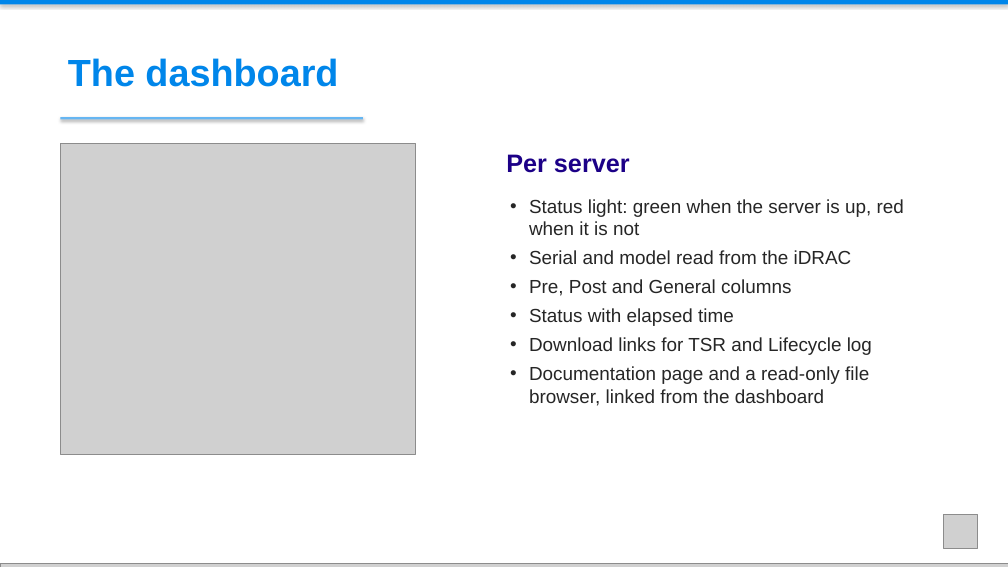
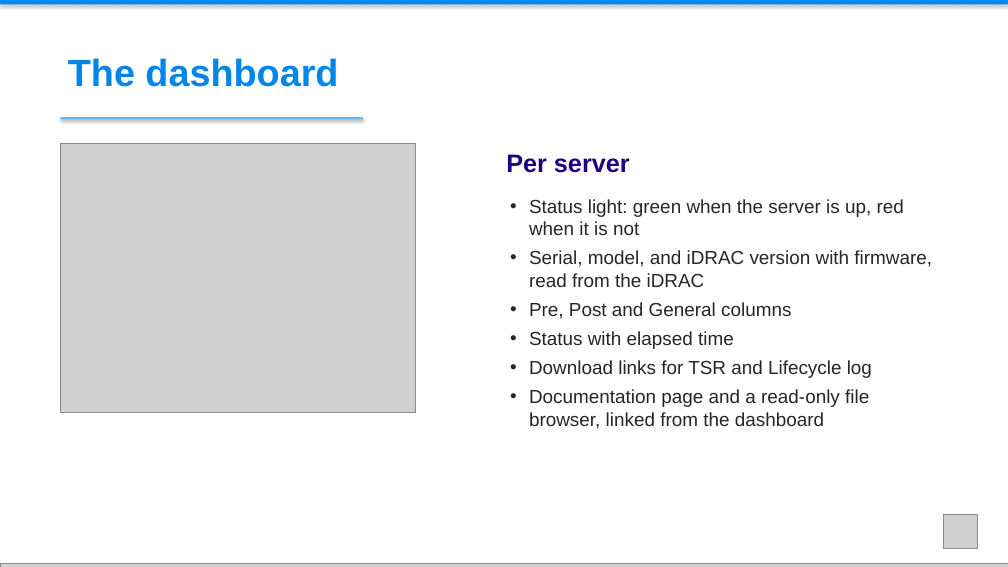
Before and after one commit to MingFei2001/Dell-Server-QA-Automation, a slide deck: slide 3 of docs/slides/idrac-day0-staging-demo.pptx. Drawn at 1008x567 pixels with LibreOffice and Linux fonts; fonts in the diff are those of the drawing; grey boxes stand for pictures. Boxes give left, top, right and bottom in pixels: in the first picture for what was removed or moved away, otherwise in the second. Text is boxed around its words. In the diff, an @@ line names an element or a change of style, - is before the commit and + after.

```diff
--- a/docs/slides/idrac-day0-staging-demo.pptx
+++ b/docs/slides/idrac-day0-staging-demo.pptx
@@ picture resized from (x1=60, y1=144, x2=416, y2=454) to (x1=60, y1=144, x2=416, y2=412) @@
@@ text at (x1=529, y1=250, x2=932, y2=287): text changed @@
-• Serial and model read from the iDRAC
+• Serial, model, and iDRAC version with firmware, read from the iDRAC
```
Also in this commit, not shown: 1 other slide changed, 16 other files.
